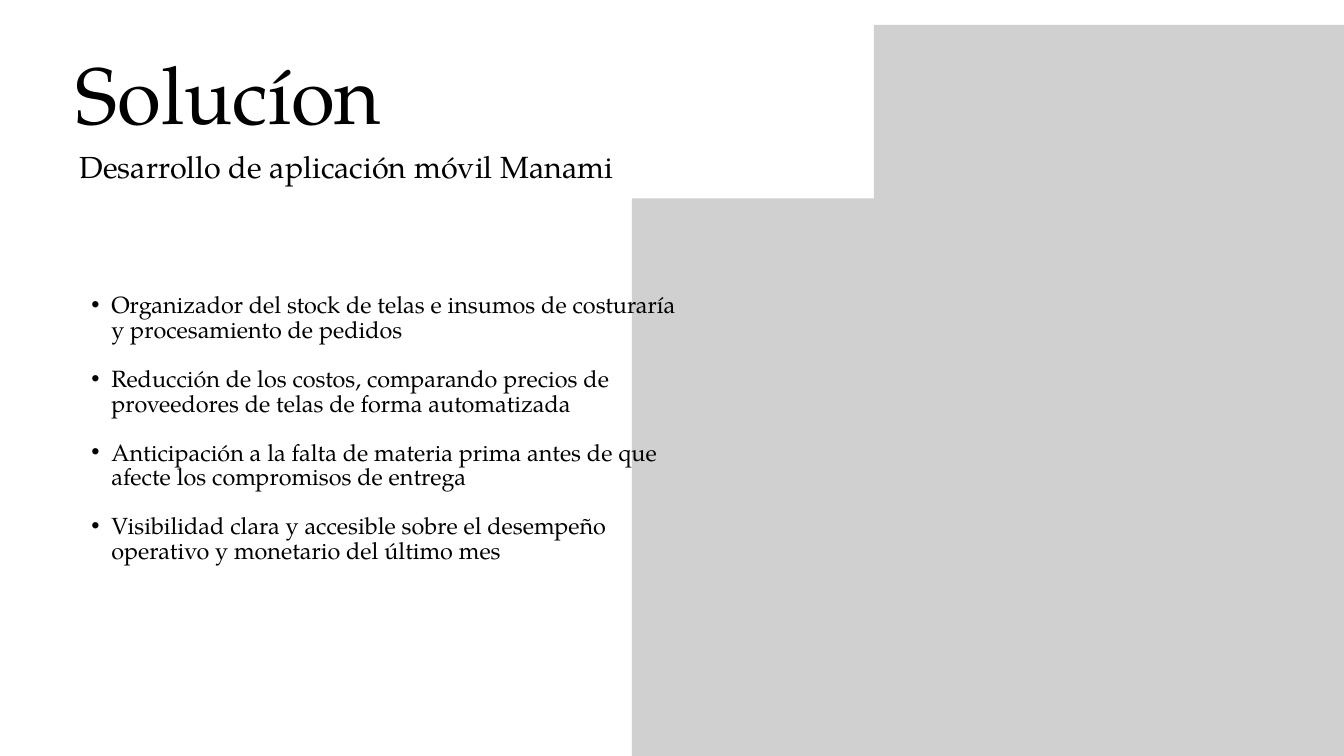
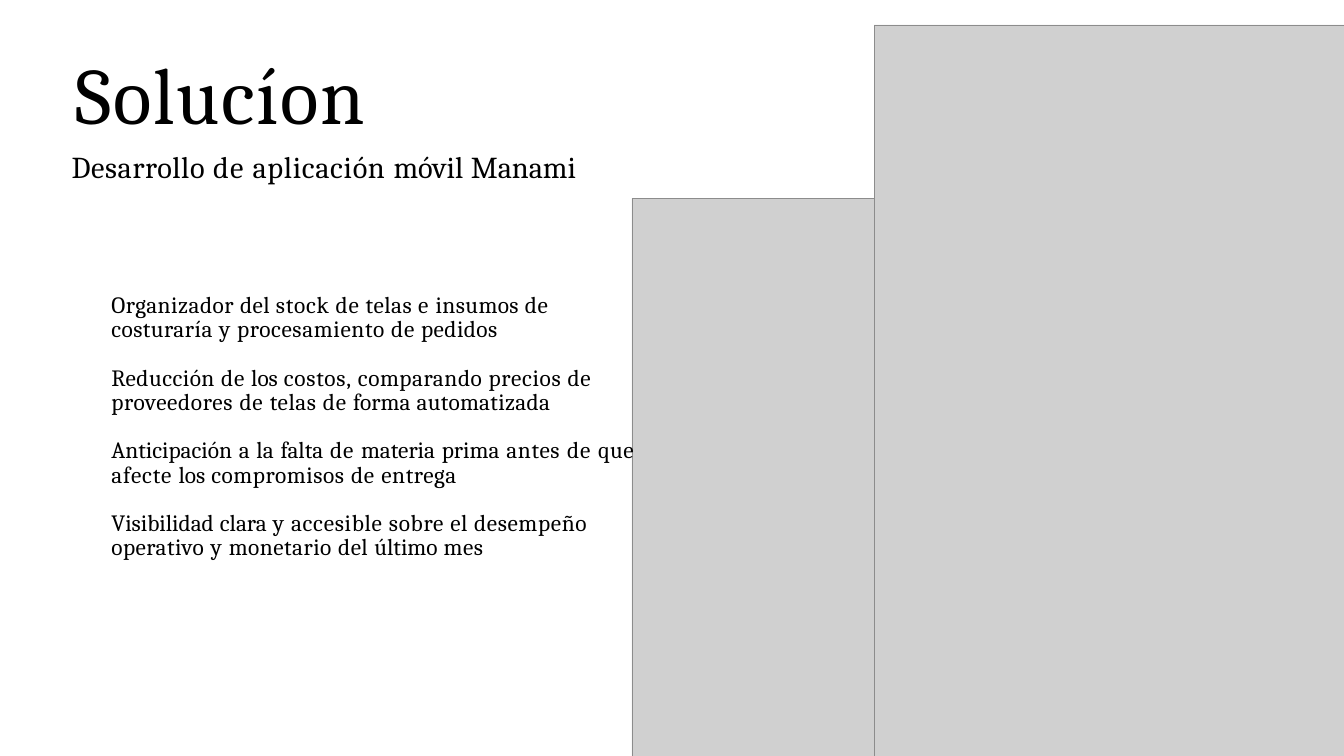
Before and after one commit to slashmagma/Proyecto_Optimisacion_MANANI-, a slide deck: slide 6 of fase 1/Evidencias_Grupales/Presentacíon Proyecto.pptx. Drawn at 1344x756 pixels with LibreOffice and Linux fonts; fonts in the diff are those of the drawing; grey boxes stand for pictures; background and template pictures are left out. Boxes give left, top, right and bottom in pixels: in the first picture for what was removed or moved away, otherwise in the second. Text is boxed around its words. In the diff, an @@ line names an element or a change of style, - is before the commit and + after.

```diff
--- a/fase 1/Evidencias_Grupales/Presentacíon Proyecto.pptx
+++ b/fase 1/Evidencias_Grupales/Presentacíon Proyecto.pptx
@@ title "Solucíon": place and size @@
-title "Solucíon" at box(80, 156, 614, 187)
+title "Solucíon" at box(72, 68, 576, 185)
@@ title at box(76, 68, 365, 125): paragraph added @@
+Solucíon
@@ text removed at box(76, 66, 382, 126) @@
-Solucíon
@@ title at box(72, 156, 576, 185): size 32.7 to 32.5 pt, font TeX Gyre Pagella to Cambria in "Desarrollo de aplicación móvil Manami"; letter spacing 0 to 0.7 pt in "Desarrollo"; letter spacing 0 to 1.4 pt in "de"; letter spacing 0 to 0.8 pt in "aplicación"; letter spacing 0 to -0.1 pt in "Manami"; alignment centre to left; indent changed; line spacing 34.4pt to 1; more space between paragraphs @@
@@ text "Organizador del stock de telas ...": place and size @@
-text "Organizador del stock de telas ..." at box(111, 288, 676, 566)
+text "Organizador del stock de telas ..." at box(111, 297, 634, 560)
@@ text "Organizador del stock de telas ..." at box(111, 297, 634, 560): size 25.1 to 25 pt, font TeX Gyre Pagella to Cambria; letter spacing 0 to 0.6 pt in "Organizador telas costuraría", "Reducción comparando telas", "operativo monetario mes"; letter spacing 0 to 0.5 pt in "del insumos pedidos", "que", "el del"; letter spacing 0 to 0.9 pt in "stock de y de", "de de de", "de de afecte de", "y y"; letter spacing 0 to 1.4 pt in "e"; letter spacing 0 to 0.7 pt in "de procesamiento", "de", "antes compromisos entrega"; letter spacing 0 to 0.8 pt in "costos, precios proveedores", "accesible sobre desempeño"; letter spacing 0 to 0.3 pt in "automatizada"; bullet • to none; list level 2 to 1 in "Organizador del stock de telas ..."; line spacing 26.3pt to 26pt; list level 2 to 1 in "Reducción de los costos, comparando ..."; list level 2 to 1 in "Anticipación a la falta de ..."; list level 2 to 1 in "Visibilidad clara y accesible sobre ..." @@
```
Also in this commit, not shown: 19 other slides changed.
